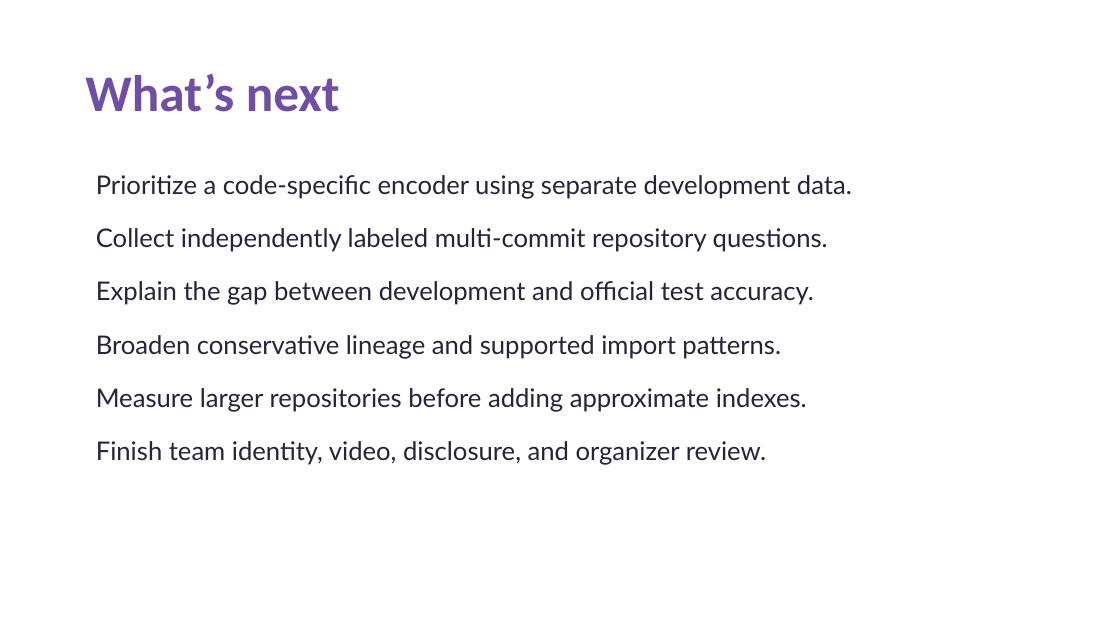
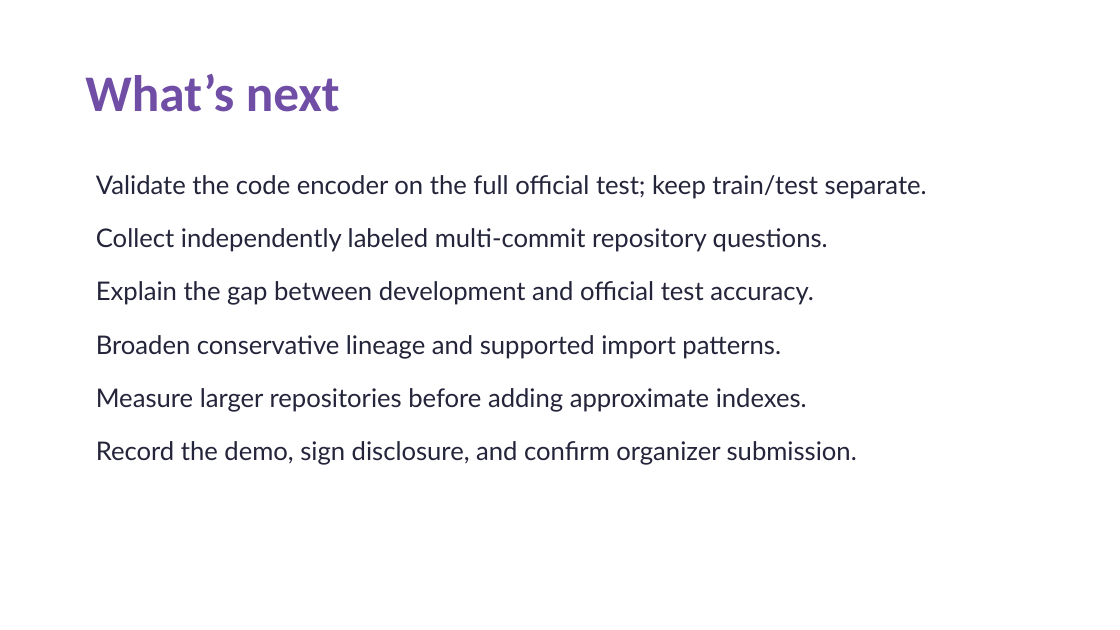
Before and after one commit to AdvayV/AgenticIntelligence, a slide deck: slide 9 of docs/CodeStrata-Submission-Draft.pptx. Drawn at 1120x630 pixels with LibreOffice and Linux fonts; fonts in the diff are those of the drawing. Boxes give left, top, right and bottom in pixels: in the first picture for what was removed or moved away, otherwise in the second. Text is boxed around its words. In the diff, an @@ line names an element or a change of style, - is before the commit and + after.

Commit message:
Validate code-trained CPU retrieval and refresh submission assets

```diff
--- a/docs/CodeStrata-Submission-Draft.pptx
+++ b/docs/CodeStrata-Submission-Draft.pptx
@@ text at <box>96,175,927,199</box>: text changed @@
-Prioritize a code-specific encoder using separate development data.
+Validate the code encoder on the full official test; keep train/test separate.
@@ text at <box>96,441,857,465</box>: text changed @@
-Finish team identity, video, disclosure, and organizer review.
+Record the demo, sign disclosure, and confirm organizer submission.
```
Also in this commit, not shown: 2 other slides changed, 15 other files.
